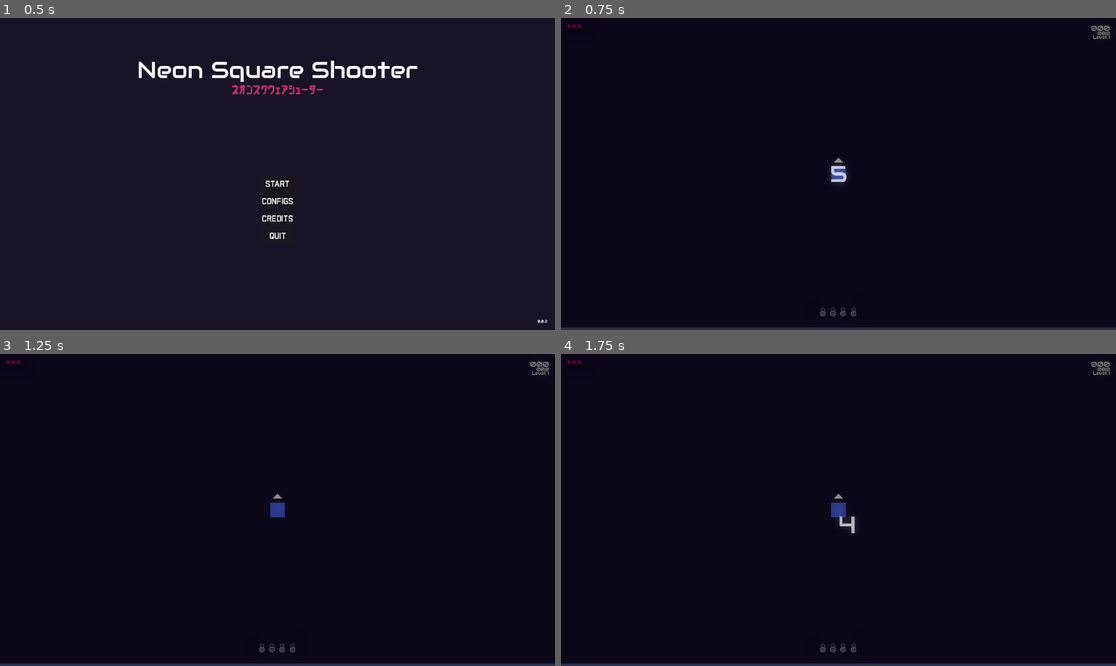
Above: before the commit, frames 1-4 (two rows, left to right).
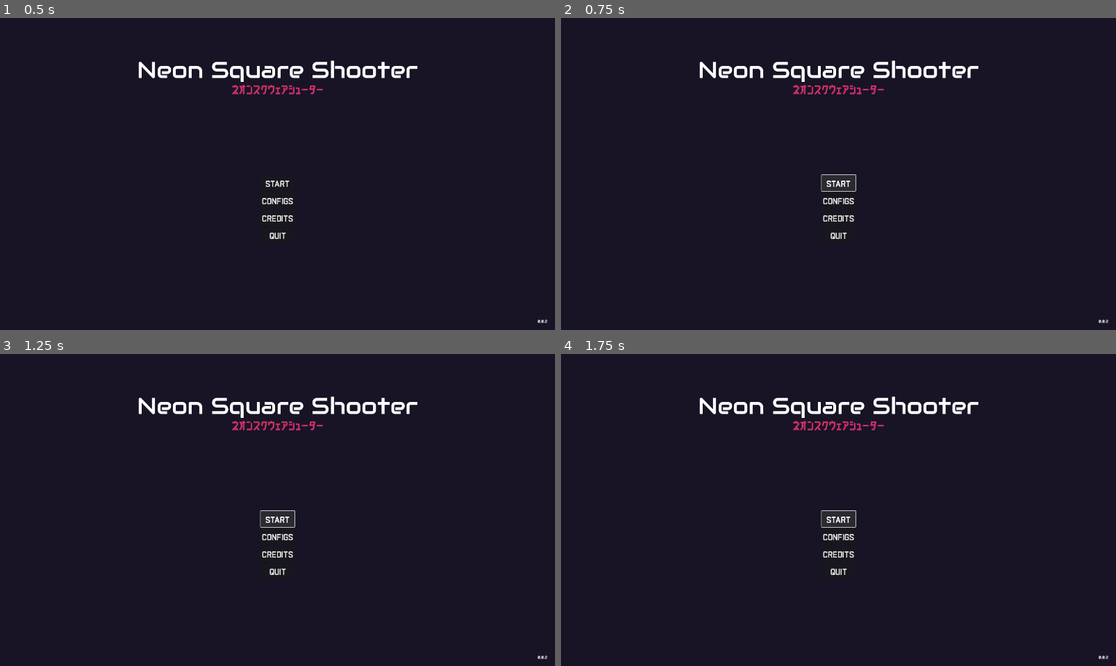
Above: after the commit, the same moments.

Repository: matheusmondenez/my-first-platform-game
Game: Godot game, scene res://wave_shooter/ui/main_menu.tscn
Same seed, same stepped clock (60 frames per second), same inputs: the game is played once before the commit and once after it.
Inputs (mouse positions are in pixels of both pictures, inside the frame that each line leads up to):
- Up to frame 1 (0.5 s): no input
- Up to frame 2 (0.75 s): click "START" at 0.5 s
- Up to frame 3 (1.25 s): no input
- Up to frame 4 (1.75 s): click (838, 519) at 1.25 s, where only the run after the commit has a clickable "START"

Frame 1 is identical in both runs. In frame 2, 3.0% of the frame differs, in the area x 0-100%, y 1-100%; in frame 3, 3.0%; in frame 4, 3.0%.

Commit message:
improves skill manager

Diff:
--- a/wave_shooter/levels/arena.tscn
+++ b/wave_shooter/levels/arena.tscn
@@ -1,12 +1,27 @@
-[gd_scene load_steps=11 format=4 uid="uid://dgak60m7gvdoh"]
+[gd_scene load_steps=15 format=4 uid="uid://dgak60m7gvdoh"]
 
 [ext_resource type="PackedScene" uid="uid://55q8dyag7rwi" path="res://wave_shooter/entities/player/player.tscn" id="1_0xoxs"]
 [ext_resource type="Script" path="res://wave_shooter/levels/arena.gd" id="1_hn6cv"]
 [ext_resource type="Texture2D" uid="uid://c0e03talehwv5" path="res://wave_shooter/assets/tileset_test/tileset.png" id="2_0gwjp"]
 [ext_resource type="PackedScene" uid="uid://bdge81isdmgwf" path="res://wave_shooter/ui/count_down.tscn" id="2_575tc"]
+[ext_resource type="Shader" path="res://wave_shooter/shaders/procedural_circuit.gdshader" id="2_tyvdd"]
+[ext_resource type="Shader" path="res://wave_shooter/levels/simple_blur.gdshader" id="3_8gywd"]
 [ext_resource type="PackedScene" uid="uid://2mg66kgdu6lq" path="res://wave_shooter/ui/hud.tscn" id="4_xjdad"]
 [ext_resource type="PackedScene" uid="uid://c1wq8oxauwd22" path="res://wave_shooter/ui/pause.tscn" id="5_abl1j"]
 [ext_resource type="Script" path="res://wave_shooter/ui/camera.gd" id="5_nfxav"]
+
+[sub_resource type="ShaderMaterial" id="ShaderMaterial_fbnvu"]
+shader = ExtResource("2_tyvdd")
+shader_parameter/background_color = Color(0, 0, 0, 1)
+shader_parameter/line_color = Color(0, 1, 1, 1)
+shader_parameter/line_freq = 9.56
+shader_parameter/height = 0.6
+shader_parameter/speed = 0.8
+shader_parameter/scale = Vector2(2, 16)
+
+[sub_resource type="ShaderMaterial" id="ShaderMaterial_sp2kp"]
+shader = ExtResource("3_8gywd")
+shader_parameter/lod = 2.5
 
 [sub_resource type="Environment" id="Environment_sgqdw"]
 background_mode = 3
@@ -244,6 +259,30 @@
 [node name="Arena" type="Node2D"]
 script = ExtResource("1_hn6cv")
 
+[node name="Circuits" type="ColorRect" parent="."]
+visible = false
+z_index = -1
+material = SubResource("ShaderMaterial_fbnvu")
+anchors_preset = 15
+anchor_right = 1.0
+anchor_bottom = 1.0
+offset_right = 1920.0
+offset_bottom = 1080.0
+grow_horizontal = 2
+grow_vertical = 2
+
+[node name="Blur" type="ColorRect" parent="."]
+visible = false
+material = SubResource("ShaderMaterial_sp2kp")
+anchors_preset = 15
+anchor_right = 1.0
+anchor_bottom = 1.0
+offset_right = 1920.0
+offset_bottom = 1080.0
+grow_horizontal = 2
+grow_vertical = 2
+color = Color(0, 0, 0, 0.501961)
+
 [node name="WorldEnvironment" type="WorldEnvironment" parent="."]
 environment = SubResource("Environment_sgqdw")
 
--- /dev/null
+++ b/wave_shooter/levels/simple_blur.gdshader
@@ -0,0 +1,8 @@
+shader_type canvas_item;
+
+uniform sampler2D screen_texture : hint_screen_texture, repeat_disable, filter_nearest_mipmap;
+uniform float lod: hint_range(0.0, 5) = 0.0;
+
+void fragment(){
+    COLOR = textureLod(screen_texture, SCREEN_UV, lod);
+}
--- a/wave_shooter/resoures/skills/base_skill.gd
+++ b/wave_shooter/resoures/skills/base_skill.gd
@@ -2,7 +2,7 @@
 
 @export var name: String
 @export var icon: Texture2D
-@export_enum("Attack", "Defense") var type: String
+@export_enum("Attack", "Defense", "Passive") var type: String
 @export var power: int
 @export var cooldown: float
 @export var is_cooling: bool
--- /dev/null
+++ b/wave_shooter/resoures/skills/passives/pixel_orb_skill.tres
@@ -0,0 +1,11 @@
+[gd_resource type="Resource" script_class="BaseSkill" load_steps=2 format=3 uid="uid://yp7cbvostpfn"]
+
+[ext_resource type="Script" path="res://wave_shooter/resoures/skills/base_skill.gd" id="1_wyw1k"]
+
+[resource]
+script = ExtResource("1_wyw1k")
+name = "Pixel Orb"
+type = "Passive"
+power = 1
+cooldown = 5.0
+is_cooling = false
--- /dev/null
+++ b/wave_shooter/resoures/skills/passives/pixel_pulse_skill.tres
@@ -0,0 +1,11 @@
+[gd_resource type="Resource" script_class="BaseSkill" load_steps=2 format=3 uid="uid://bto53m3vovwfq"]
+
+[ext_resource type="Script" path="res://wave_shooter/resoures/skills/base_skill.gd" id="1_67ojr"]
+
+[resource]
+script = ExtResource("1_67ojr")
+name = "Pixel Pulse"
+type = "Passive"
+power = 1
+cooldown = 5.0
+is_cooling = false
--- /dev/null
+++ b/wave_shooter/resoures/skills/passives/rotating_bit_skill.tres
@@ -0,0 +1,11 @@
+[gd_resource type="Resource" script_class="BaseSkill" load_steps=2 format=3 uid="uid://cj0eharixy1pc"]
+
+[ext_resource type="Script" path="res://wave_shooter/resoures/skills/base_skill.gd" id="1_umcy6"]
+
+[resource]
+script = ExtResource("1_umcy6")
+name = "Rotating Bit"
+type = "Passive"
+power = 1
+cooldown = 5.0
+is_cooling = false
--- /dev/null
+++ b/wave_shooter/resoures/skills/passives/slash_skill.tres
@@ -0,0 +1,11 @@
+[gd_resource type="Resource" script_class="BaseSkill" load_steps=2 format=3 uid="uid://gbtsc5k3dnd5"]
+
+[ext_resource type="Script" path="res://wave_shooter/resoures/skills/base_skill.gd" id="1_qrctb"]
+
+[resource]
+script = ExtResource("1_qrctb")
+name = "Slash"
+type = "Passive"
+power = 1
+cooldown = 5.0
+is_cooling = false
--- a/wave_shooter/singletons/skill_manager.gd
+++ b/wave_shooter/singletons/skill_manager.gd
@@ -15,38 +15,29 @@
 		"scene": preload("res://wave_shooter/entities/skills/laser_beam.tscn"),
 		"resource": preload("res://wave_shooter/resoures/skills/laser_beam_skill.tres"),
 	},
-	#TESTE
+]
+var passives: Array[Dictionary] = [
 	{
 		"scene": preload("res://wave_shooter/entities/power_ups/pixel_orb.tscn"),
-		"resource": {
-			"name": "Pixel Orb",
-			"type": "power_up",
-		},
+		"resource": preload("res://wave_shooter/resoures/skills/passives/pixel_orb_skill.tres"),
 	},
 	{
 		"scene": preload("res://wave_shooter/entities/power_ups/slash.tscn"),
-		"resource": {
-			"name": "Slash",
-			"type": "power_up",
-		},
+		"resource": preload("res://wave_shooter/resoures/skills/passives/slash_skill.tres"),
 	},
 	{
 		"scene": preload("res://wave_shooter/entities/power_ups/rotating_bit.tscn"),
-		"resource": {
-			"name": "Rotating Bit",
-			"type": "power_up",
-		},
+		"resource": preload("res://wave_shooter/resoures/skills/passives/rotating_bit_skill.tres"),
 	},
 	{
 		"scene": preload("res://wave_shooter/entities/power_ups/pixel_pulse.tscn"),
-		"resource": {
-			"name": "Pixel Pulse",
-			"type": "power_up",
-		},
+		"resource": preload("res://wave_shooter/resoures/skills/passives/pixel_pulse_skill.tres"),
 	},
 ]
 var available: Array[Dictionary] = skills
+var available_passives: Array[Dictionary] = passives
 var assigned: Array[Dictionary] = [{}, {}, {}, {}]
+var applied_passives: Array[Dictionary]
 
 func assign(skill: Dictionary, key: int) -> void:
 	emit_signal("skill_assigned", key, skill)
@@ -55,7 +46,11 @@
 		assigned.insert(key, skill)
 		available.erase(skill)
 
-func get_random(quantity: int = 4) -> Array[Dictionary]:
+func apply(passive: Dictionary) -> void:
+	applied_passives.append(passive)
+	available_passives.erase(passive)
+
+func get_random(quantity: int = 2) -> Array[Dictionary]:
 	if available.size() < quantity:
 		quantity = available.size()
 	var randoms: Array[Dictionary] = []
@@ -67,6 +62,18 @@
 			loops += 1
 	return randoms
 
+func get_random_passives(quantity: int = 2) -> Array[Dictionary]:
+	if available_passives.size() < quantity:
+		quantity = available_passives.size()
+	var randoms: Array[Dictionary] = []
+	var loops: int = 0
+	while loops < quantity:
+		var random: Dictionary = available_passives.pick_random()
+		if not randoms.has(random):
+			randoms.append(random)
+			loops += 1
+	return randoms
+
 func clear_all_cooldowns() -> void:
 	for skill in assigned:
 		if not skill.is_empty():
--- a/wave_shooter/ui/wave_cleared.gd
+++ b/wave_shooter/ui/wave_cleared.gd
@@ -19,41 +19,40 @@
 	await Global.slow_time(0.2, 3)
 	get_tree().paused = true
 
-func sort_skills(quantity: int = 4) -> Array[Dictionary]:
-	return SkillManager.get_random(quantity)
+func sort_skills(quantity: int = 2) -> Array[Dictionary]:
+	var skills = SkillManager.get_random(quantity)
+	var passives = SkillManager.get_random_passives(quantity)
+	skills.append_array(passives)
+	return skills
 
 func _on_button_skill_1_pressed() -> void:
-	if ["Pixel Orb", "Slash", "Rotating Bit", "Pixel Pulse"].has(sorted_skills[0]["resource"]["name"]):
+	if sorted_skills[0]["resource"]["type"] == "Passive":
 		Global.player.add_child(sorted_skills[0]["scene"].instantiate())
 	else:
 		SkillManager.assign(sorted_skills[0], 0)
-	#get_tree().reload_current_scene()
 	get_tree().paused = false
 	queue_free()
 
 func _on_button_skill_2_pressed() -> void:
-	if ["Pixel Orb", "Slash", "Rotating Bit", "Pixel Pulse"].has(sorted_skills[1]["resource"]["name"]):
+	if sorted_skills[1]["resource"]["type"] == "Passive":
 		Global.player.add_child(sorted_skills[1]["scene"].instantiate())
 	else:
 		SkillManager.assign(sorted_skills[1], 1)
-	#get_tree().reload_current_scene()
 	get_tree().paused = false
 	queue_free()
 
 func _on_button_skill_3_pressed() -> void:
-	if ["Pixel Orb", "Slash", "Rotating Bit", "Pixel Pulse"].has(sorted_skills[2]["resource"]["name"]):
+	if sorted_skills[2]["resource"]["type"] == "Passive":
 		Global.player.add_child(sorted_skills[2]["scene"].instantiate())
 	else:
 		SkillManager.assign(sorted_skills[2], 2)
-	#get_tree().reload_current_scene()
 	get_tree().paused = false
 	queue_free()
 
 func _on_button_skill_4_pressed() -> void:
-	if ["Pixel Orb", "Slash", "Rotating Bit", "Pixel Pulse"].has(sorted_skills[3]["resource"]["name"]):
+	if sorted_skills[3]["resource"]["type"] == "Passive":
 		Global.player.add_child(sorted_skills[3]["scene"].instantiate())
 	else:
 		SkillManager.assign(sorted_skills[3], 3)
-	#get_tree().reload_current_scene()
 	get_tree().paused = false
 	queue_free()
--- a/wave_shooter/ui/xp_bar.tscn
+++ b/wave_shooter/ui/xp_bar.tscn
@@ -17,6 +17,7 @@
 script = ExtResource("1_lp2xk")
 
 [node name="LeftSide" type="ProgressBar" parent="."]
+layout_mode = 0
 offset_left = -960.0
 offset_bottom = 5.0
 theme_override_styles/background = SubResource("StyleBoxFlat_5uhhw")
@@ -25,6 +26,7 @@
 show_percentage = false
 
 [node name="RightSide" type="ProgressBar" parent="."]
+layout_mode = 0
 offset_right = 960.0
 offset_bottom = 5.0
 theme_override_styles/background = SubResource("StyleBoxFlat_5uhhw")
